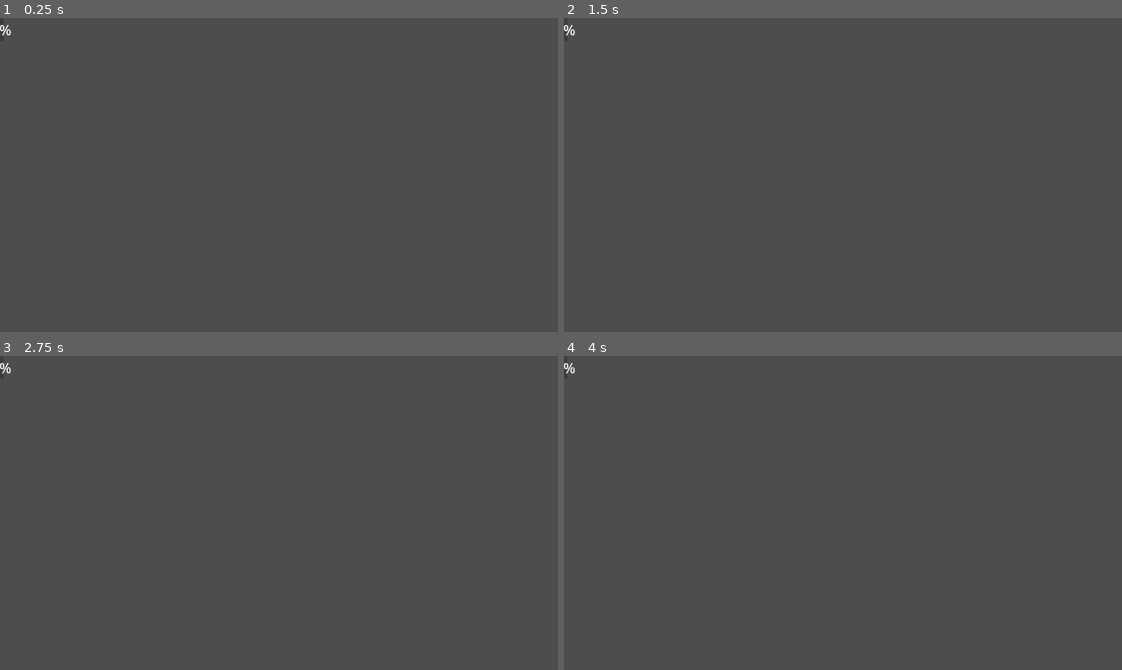
Above: before the commit, frames 1-4 (two rows, left to right).
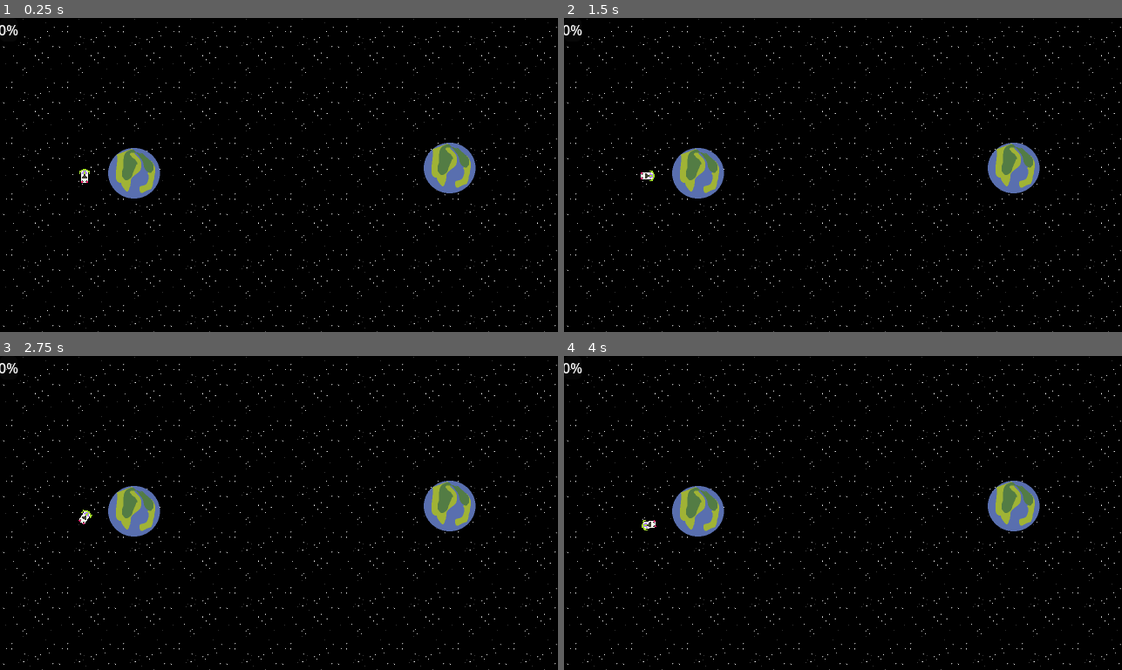
Above: after the commit, the same moments.

Repository: herboh/nBody
Game: Godot game, scene res://scene/main.tscn
Two runs of this game, one before a commit and one after it. Both use one fixed random seed, a clock stepped at 60 frames per second and the inputs below.
Inputs:
- Up to frame 1 (0.25 s): no input
- Up to frame 2 (1.5 s): tap Enter at 0.5 s; hold Right (turn_right) 0.53-1.28 s; hold Left (turn_left) from 1.28 s (still down)
- Up to frame 3 (2.75 s): tap Space (thrust) at 2 s; release Left (turn_left) at 2.03 s; hold Right (turn_right) from 2.03 s (still down)
- Up to frame 4 (4 s): tap Enter at 2.75 s; release Right (turn_right) at 2.78 s; hold Space (thrust) 2.78-3.53 s; hold Left (turn_left) from 3.53 s (still down)

The runs differ from the first frame. In frame 1, 100% of the frame differs, in the area x 0-100%, y 0-100%; in frame 2, 100%; in frame 3, 100%; in frame 4, 100%.
Error in both runs: Invalid access to property or key 'emission' on a base object of type 'CPUParticles2D'. (res://script/Ship.gd:19)

Commit message:
adding assets

Diff:
--- a/scene/main.tscn
+++ b/scene/main.tscn
@@ -1,7 +1,8 @@
-[gd_scene load_steps=4 format=3 uid="uid://d4ju3t7tn4p7n"]
+[gd_scene load_steps=5 format=3 uid="uid://d4ju3t7tn4p7n"]
 
 [ext_resource type="PackedScene" uid="uid://cag0o1rt8kaol" path="res://scene/ship.tscn" id="1_itxqv"]
 [ext_resource type="Script" uid="uid://tsiux4pale7m" path="res://script/SolarSystem.gd" id="1_wp4xf"]
+[ext_resource type="Texture2D" uid="uid://bpj60xeep7b5h" path="res://assets/starfield_tile.png" id="2_0ha60"]
 [ext_resource type="PackedScene" uid="uid://eqv106qo08fm" path="res://scene/planet.tscn" id="3_brvut"]
 
 [node name="Main" type="Node2D"]
@@ -9,24 +10,39 @@
 [node name="SolarSystem" type="Node2D" parent="."]
 script = ExtResource("1_wp4xf")
 
+[node name="Backgroud" type="TextureRect" parent="SolarSystem"]
+clip_contents = true
+custom_minimum_size = Vector2(3000, 1600)
+offset_right = 256.0
+offset_bottom = 256.0
+scale = Vector2(0.25, 0.25)
+texture = ExtResource("2_0ha60")
+stretch_mode = 1
+
 [node name="Ship" parent="SolarSystem" instance=ExtResource("1_itxqv")]
-position = Vector2(151, 311)
+position = Vector2(97, 181)
 
 [node name="Planet" parent="SolarSystem" instance=ExtResource("3_brvut")]
-position = Vector2(-80, -166)
+position = Vector2(121, 146)
 
 [node name="Planet2" parent="SolarSystem" instance=ExtResource("3_brvut")]
-position = Vector2(561, -156)
+position = Vector2(483, 140)
 
 [node name="Camera2D" type="Camera2D" parent="."]
-position = Vector2(576, 324)
+position = Vector2(320, 180)
 
 [node name="UI" type="CanvasLayer" parent="."]
 
 [node name="Fuel" type="ProgressBar" parent="UI"]
+custom_minimum_size = Vector2(20, 20)
 offset_right = 4.0
 offset_bottom = 27.0
 
 [node name="Speed" type="Label" parent="UI"]
+custom_minimum_size = Vector2(20, 50)
 offset_right = 40.0
 offset_bottom = 23.0
+
+[node name="Status" type="Label" parent="UI"]
+offset_right = 40.0
+offset_bottom = 23.0
--- a/scene/planet.tscn
+++ b/scene/planet.tscn
@@ -1,21 +1,19 @@
 [gd_scene load_steps=4 format=3 uid="uid://eqv106qo08fm"]
 
 [ext_resource type="Script" uid="uid://50w7lmwkscxr" path="res://script/Planet.gd" id="1_mgll2"]
+[ext_resource type="Texture2D" uid="uid://kvjfhwoeelq6" path="res://assets/planet.png" id="2_66ef5"]
 
 [sub_resource type="CircleShape2D" id="CircleShape2D_g7ijo"]
-radius = 23.0
-
-[sub_resource type="ImageTexture" id="ImageTexture_mgll2"]
+radius = 28.92
 
 [node name="Planet" type="StaticBody2D"]
 script = ExtResource("1_mgll2")
 
 [node name="CollisionShape2D" type="CollisionShape2D" parent="."]
-position = Vector2(328, 486)
+position = Vector2(33, 32)
 shape = SubResource("CircleShape2D_g7ijo")
 
 [node name="Sprite2D" type="Sprite2D" parent="."]
-position = Vector2(308, 467)
-scale = Vector2(41.4555, 42.3993)
-texture = SubResource("ImageTexture_mgll2")
-region_enabled = true
+position = Vector2(32, 32)
+scale = Vector2(0.5, 0.5)
+texture = ExtResource("2_66ef5")
--- a/scene/ship.tscn
+++ b/scene/ship.tscn
@@ -1,11 +1,10 @@
 [gd_scene load_steps=4 format=3 uid="uid://cag0o1rt8kaol"]
 
 [ext_resource type="Script" uid="uid://cflxije57t6ih" path="res://script/Ship.gd" id="1_t11qm"]
+[ext_resource type="Texture2D" uid="uid://bppotx7ce0bht" path="res://assets/ship.png" id="2_gnaqg"]
 
 [sub_resource type="RectangleShape2D" id="RectangleShape2D_4jq4p"]
 size = Vector2(8, 14)
-
-[sub_resource type="ImageTexture" id="ImageTexture_t11qm"]
 
 [node name="Ship" type="RigidBody2D"]
 gravity_scale = 0.0
@@ -17,9 +16,9 @@
 shape = SubResource("RectangleShape2D_4jq4p")
 
 [node name="Sprite2D" type="Sprite2D" parent="."]
-position = Vector2(-9, -10)
-scale = Vector2(18, 19)
-texture = SubResource("ImageTexture_t11qm")
+texture_filter = 1
+rotation = 3.14159
+texture = ExtResource("2_gnaqg")
 
 [node name="CPUParticles2D" type="CPUParticles2D" parent="."]
 position = Vector2(0, 9)
Binary file added: assets/planet.png
Not shown, added: assets/planet.png.import
Binary file added: assets/ship.png
Not shown, added: assets/ship.png.import
Binary file added: assets/starfield_tile.png
Not shown, added: assets/starfield_tile.png.import
